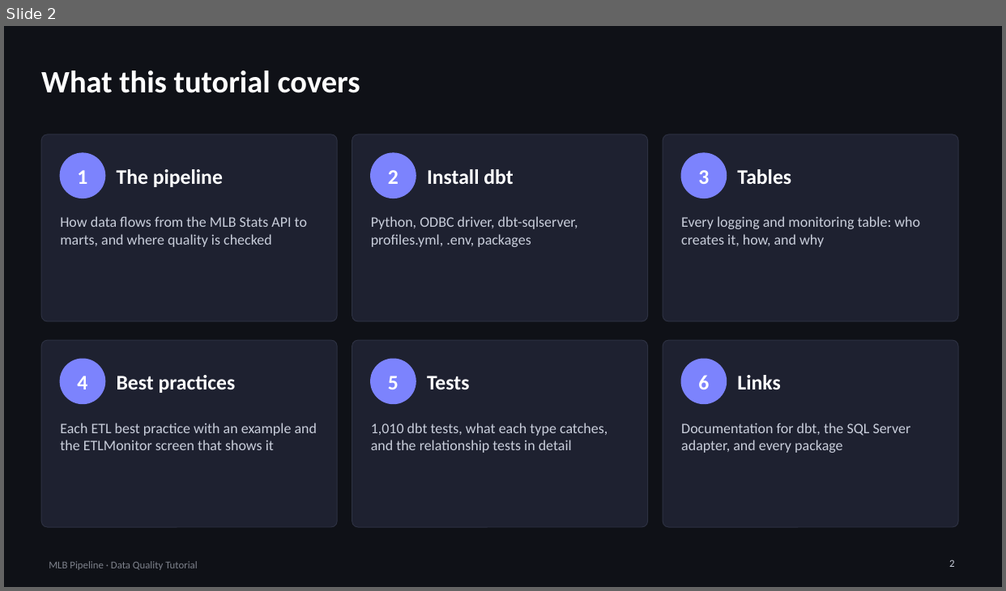
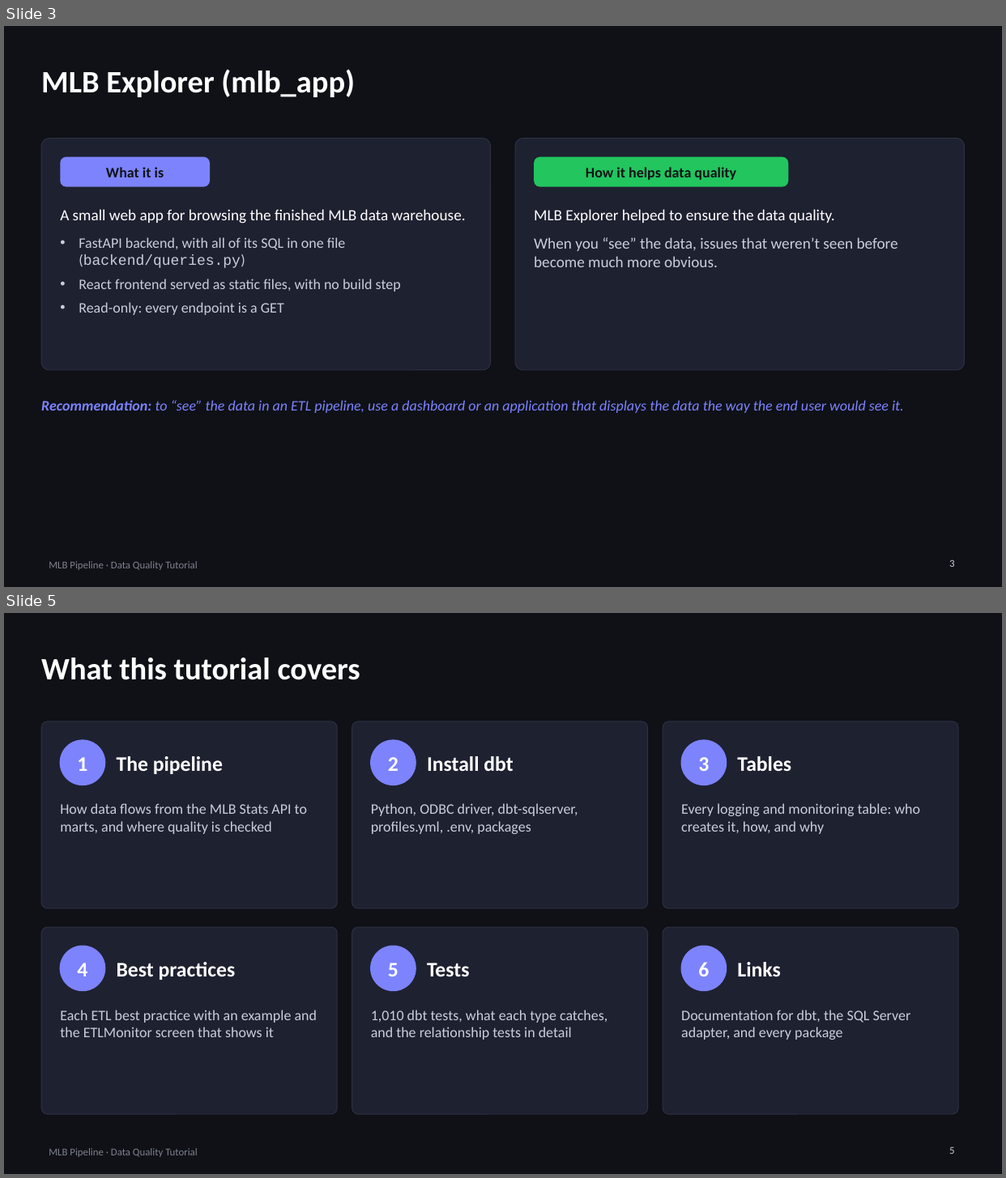
Before and after one commit to keithwsmith/mlb_dlt, a slide deck: data_quality_tutorial/MLB_Pipeline_Data_Quality_Tutorial.pptx. Shown one above the other, each under a label of ours: slide 2 before the commit, slides 3 and 5 after it; the slides between them are not shown. The pictures are 1006x591 and 1006x1178 pixels, drawn with LibreOffice and Linux fonts; fonts in the diff are those of the drawing. Boxes give left, top, right and bottom in pixels: in the first picture for what was removed or moved away, otherwise in the second. Text is boxed around its words. In the diff, an @@ line names an element or a change of style, - is before the commit and + after.

Commit message:
added env.example and updated MLB_Pipeline_Data_Quality_Tutorial.pptx [2026-11-20]

```diff
--- a/data_quality_tutorial/MLB_Pipeline_Data_Quality_Tutorial.pptx
+++ b/data_quality_tutorial/MLB_Pipeline_Data_Quality_Tutorial.pptx
@@ slide 3 added at bbox=[4, 26, 1002, 587], background #0F1117; not listed: 1 template element that a slide beside it also shows @@
@@ title added at bbox=[41, 69, 355, 97], 30 pt, text #FFFFFF, bold @@
+MLB Explorer (mlb_app)
@@ rounded rectangle added at bbox=[41, 139, 491, 370], fill #1E2130, outline #2D3142 0.75 pt @@
@@ rounded rectangle added at bbox=[515, 139, 965, 370], fill #1E2130, outline #2D3142 0.75 pt @@
@@ rounded rectangle added at bbox=[60, 157, 210, 187], fill #7C83FD @@
@@ text added at bbox=[106, 167, 164, 177], 14 pt, text #0F1117, bold @@
+What it is
@@ rounded rectangle added at bbox=[534, 157, 789, 187], fill #22C55E @@
@@ text added at bbox=[586, 167, 736, 180], 14 pt, text #0F1117, bold @@
+How it helps data quality
@@ text added at bbox=[60, 209, 466, 315], 14 pt, text #C9CEDB @@
+A small web app for browsing the finished MLB data warehouse.
+• FastAPI backend, with all of its SQL in one file (backend/queries.py)
+• React frontend served as static files, with no build step
+• Read-only: every endpoint is a GET
@@ text added at bbox=[534, 209, 898, 267], 15 pt, text #C9CEDB @@
+MLB Explorer helped to ensure the data quality.
+When you “see” the data, issues that weren’t seen before become much more obvious.
@@ text added at bbox=[41, 400, 904, 413], 14 pt, text #7C83FD, italic @@
+Recommendation: to “see” the data in an ETL pipeline, use a dashboard or an application that displays the data the way the end user would see it.
@@ page number added at bbox=[949, 560, 954, 567], 10 pt, text #C9CEDB @@
+3
@@ what was slide 2 is now slide 5 @@
@@ page number at bbox=[949, 1147, 954, 1154]: text changed @@
-2
+5
```
Also in this commit, not shown: 2 slides changed, 4 other slides added, 2 slides removed, 3 other files.
